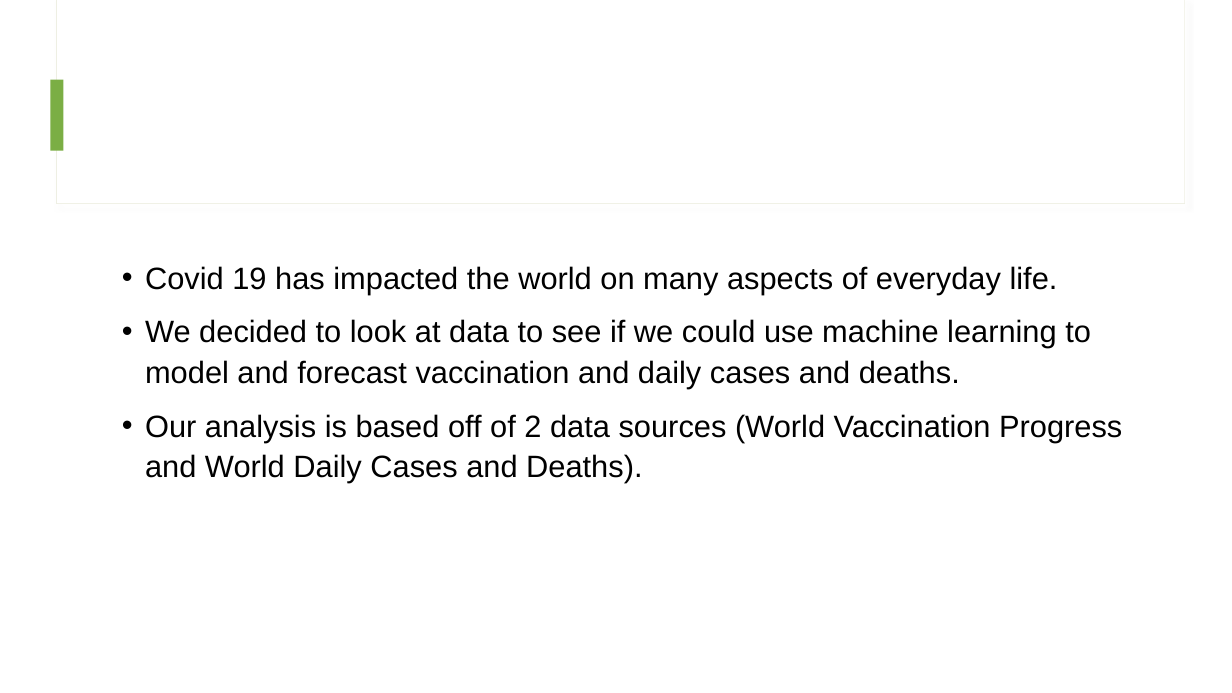
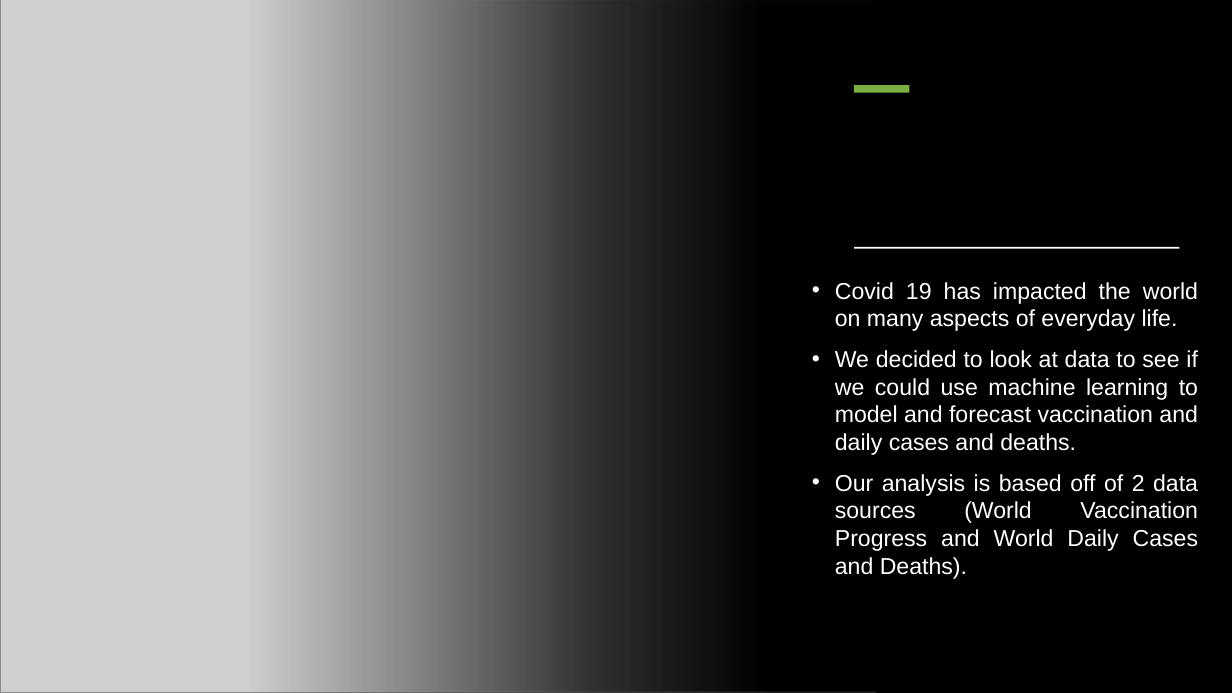
Before and after one commit to jeffbednar/Final_Project, a slide deck: slide 2 of Final_Project.pptx. Drawn at 1232x693 pixels with LibreOffice and Linux fonts; fonts in the diff are those of the drawing; grey boxes stand for pictures. Boxes give left, top, right and bottom in pixels: in the first picture for what was removed or moved away, otherwise in the second. Text is boxed around its words. In the diff, an @@ line names an element or a change of style, - is before the commit and + after.

```diff
--- a/Final_Project.pptx
+++ b/Final_Project.pptx
@@ background #FFFFFF to #000000 @@
@@ rectangle added at [0,0,1232,693], fill #000000 @@
@@ picture added at [0,0,876,693] @@
@@ rectangle at [56,0,1185,204]: fill #FFFFFF to #000000; outline #EEEFE3 0.75 pt to #FEFEFE 0.75 pt; shadow changed @@
@@ rectangle at [57,0,1185,203]: fill #FFFFFF to #000000 @@
@@ rectangle added at [246,0,1232,693], fill gradient #000000 @@
@@ rectangle removed at [51,79,64,151] @@
@@ rectangle added at [854,85,909,92], fill #7BAE44 @@
@@ rectangle added at [854,247,1179,249], fill #FFFFFF @@
@@ text "Covid 19 has impacted the ...": place and size @@
-text "Covid 19 has impacted the ..." at [145,266,1122,483]
+text "Covid 19 has impacted the ..." at [835,282,1198,579]
@@ text "Covid 19 has impacted the ..." at [835,282,1198,579]: size 24 to 18 pt, text colour #000000 to #FFFFFF; alignment left to justified; line spacing 1.1 to 1 @@
```
Also in this commit, not shown: 3 other slides changed.
